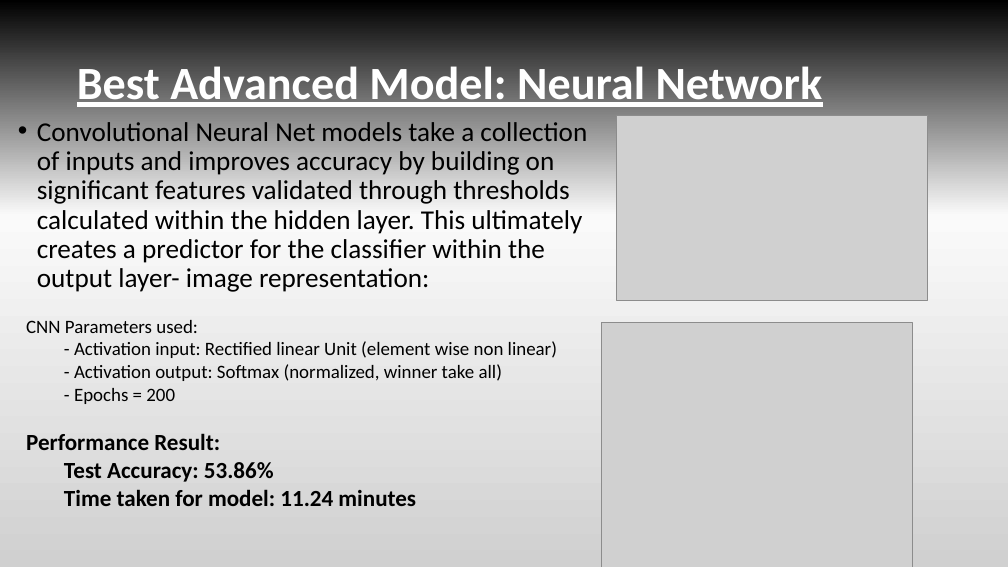
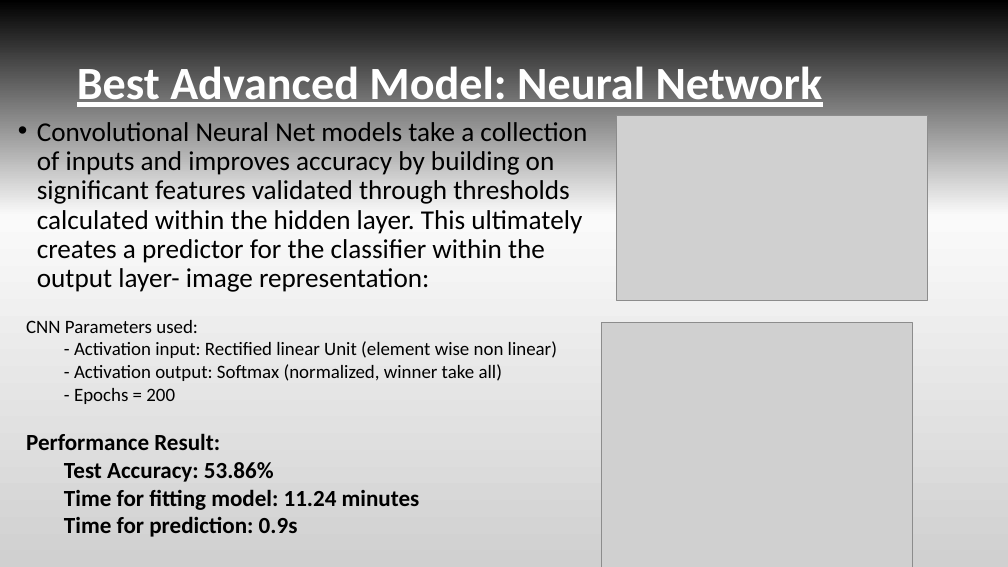
Before and after one commit to MakiMaki001/Spring2020-Project3-group5, a slide deck: slide 4 of doc/Project 3- Image Classification.pptx. Drawn at 1008x567 pixels with LibreOffice and Linux fonts; fonts in the diff are those of the drawing; grey boxes stand for pictures. Boxes give left, top, right and bottom in pixels: in the first picture for what was removed or moved away, otherwise in the second. Text is boxed around its words. In the diff, an @@ line names an element or a change of style, - is before the commit and + after.

```diff
--- a/doc/Project 3- Image Classification.pptx
+++ b/doc/Project 3- Image Classification.pptx
@@ text at (64, 489, 420, 537): text changed @@
-  Time taken for model: 11.24 minutes
+  Time for fitting model: 11.24 minutes
+  Time for prediction: 0.9s
```
Also in this commit, not shown: 2 other slides changed, 1 other file.
